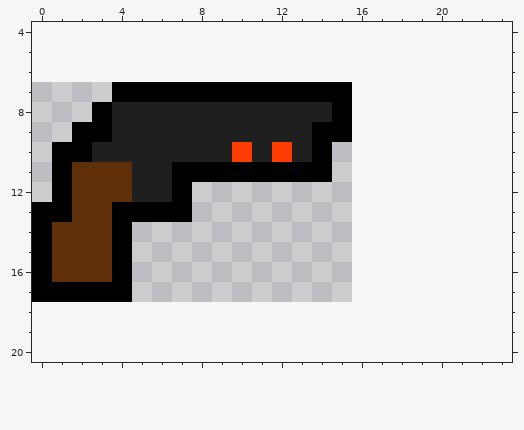
Two versions of one pixel-art sprite, res/GUI/GUI_Hud/LaserRevolver_Icon.png. Above, as it was before the edit.
The file is 16x11 pixels. Shown: x 0..23, y 4..20. The old version is drawn lined up with the new one, on the new canvas.
Once edited:
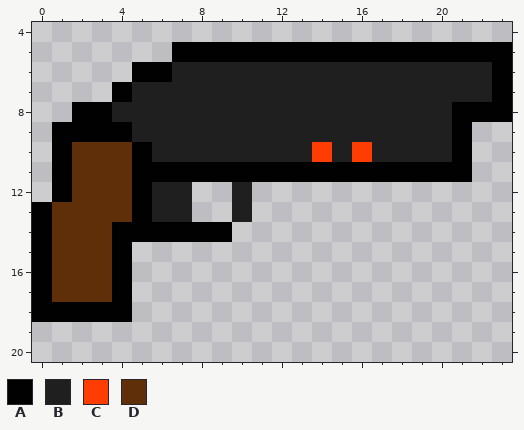
Palette (. is transparent): A #010101  B #1f1f1f  C #ff3d03  D #5f2f0a
The author wrote: GUI Inventory Update Unified the Inventory/HUD Icons for Weapons
From old to new:
{"change": "canvas 16x11 -> 24x24, the old top-left corner now at 0,7"}
{"y":5,"x":7,"old":".................","new":"AAAAAAAAAAAAAAAAA"}
{"y":6,"x":5,"old":"...................","new":"AABBBBBBBBBBBBBBBBA"}
{"y":7,"x":5,"old":"AAAAAAAAAAA........","new":"BBBBBBBBBBBBBBBBBBA"}
{"y":8,"x":2,"old":".","new":"A"}
{"y":8,"x":15,"old":"A........","new":"BBBBBBAAA"}
{"y":9,"x":1,"old":".","new":"A"}
{"y":9,"x":4,"old":"B","new":"A"}
{"y":9,"x":14,"old":"AA......","new":"BBBBBBBA"}
{"y":10,"x":2,"old":"ABBB","new":"DDDA"}
{"y":10,"x":10,"old":"C","new":"B"}
{"y":10,"x":12,"old":"C","new":"B"}
{"y":10,"x":14,"old":"A.......","new":"CBCBBBBA"}
{"y":11,"x":5,"old":"BB","new":"AA"}
{"y":11,"x":15,"old":".......","new":"AAAAAAA"}
{"y":12,"x":5,"old":"B","new":"A"}
{"y":12,"x":7,"old":"A","new":"B"}
{"y":12,"x":10,"old":".","new":"B"}
{"y":13,"x":1,"old":"A","new":"D"}
{"y":13,"x":4,"old":"A","new":"D"}
{"y":13,"x":6,"old":"AA","new":"BB"}
{"y":13,"x":10,"old":".","new":"B"}
{"y":14,"x":5,"old":".....","new":"AAAAA"}
{"y":17,"x":1,"old":"AAA","new":"DDD"}
{"y":18,"x":0,"old":".....","new":"AAAAA"}
{"label":"changed","picture_box":[32,42,512,322]}
